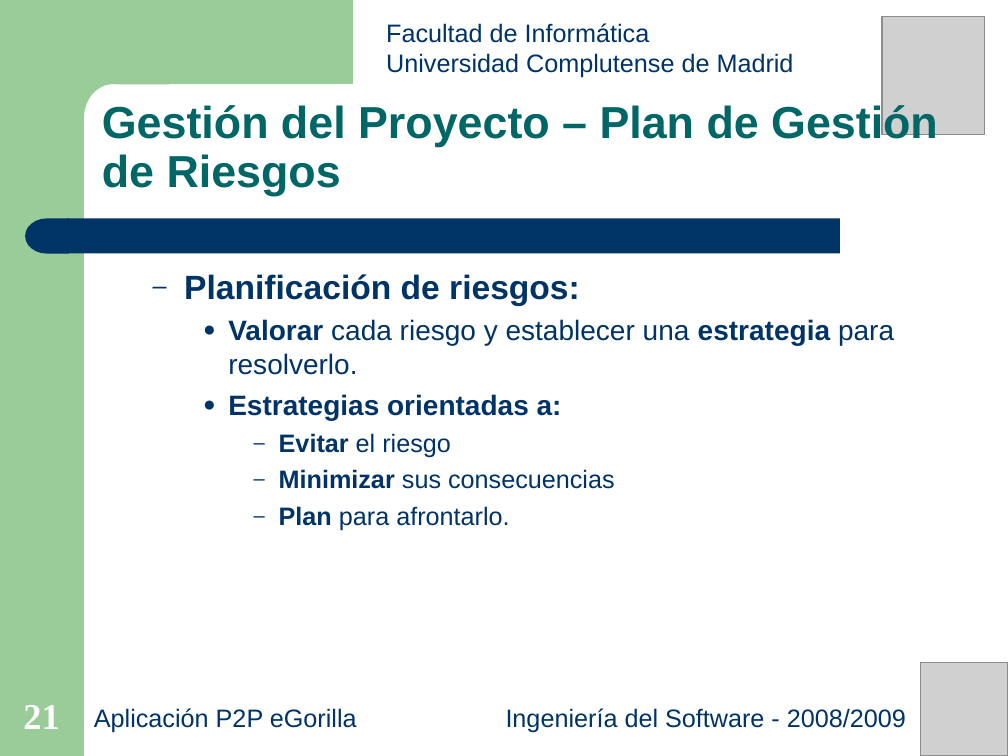
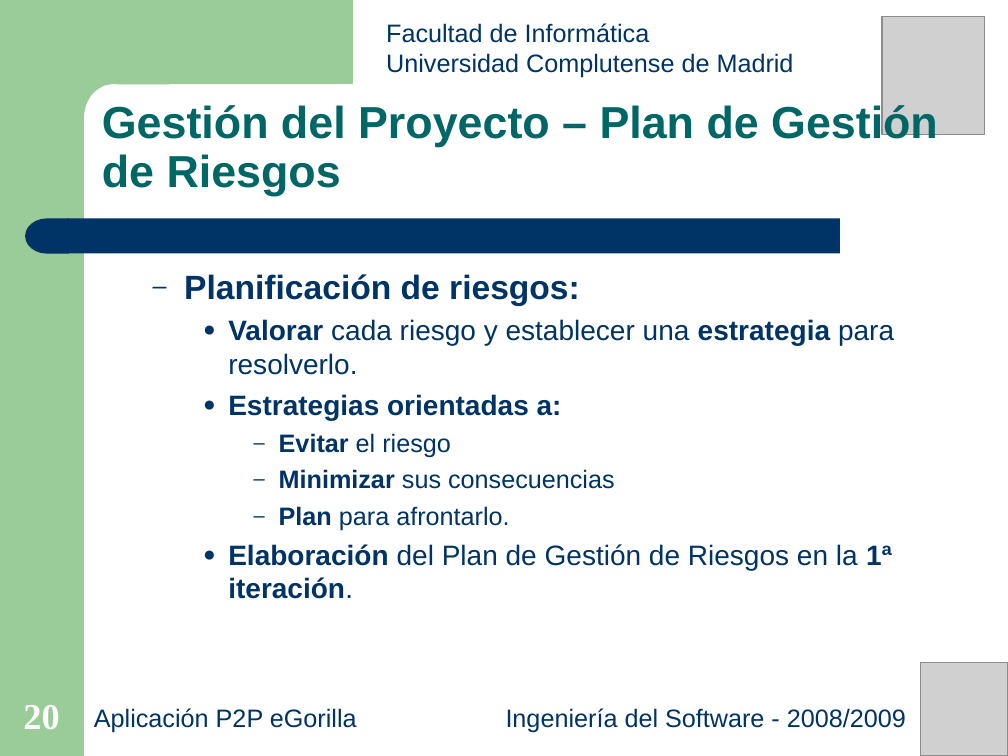
Before and after one commit to munsuri/egorilla, a slide deck: slide 20 of doc/presentaciones/Presentacion_27-05-2009.ppt (slide 21 before the commit). Drawn at 1008x756 pixels with LibreOffice and Linux fonts; fonts in the diff are those of the drawing; grey boxes stand for pictures. Boxes give left, top, right and bottom in pixels: in the first picture for what was removed or moved away, otherwise in the second. Text is boxed around its words. In the diff, an @@ line names an element or a change of style, - is before the commit and + after.

```diff
--- a/doc/presentaciones/Presentacion_27-05-2009.ppt
+++ b/doc/presentaciones/Presentacion_27-05-2009.ppt
@@ text at [228, 544, 892, 599]: paragraph added @@
+    ● Elaboración del Plan de Gestión de Riesgos en la 1ª iteración.
@@ page number at [23, 705, 59, 729]: text changed @@
-21
+20
```
Also in this commit, not shown: 2 other slides changed, 1 slide removed.
